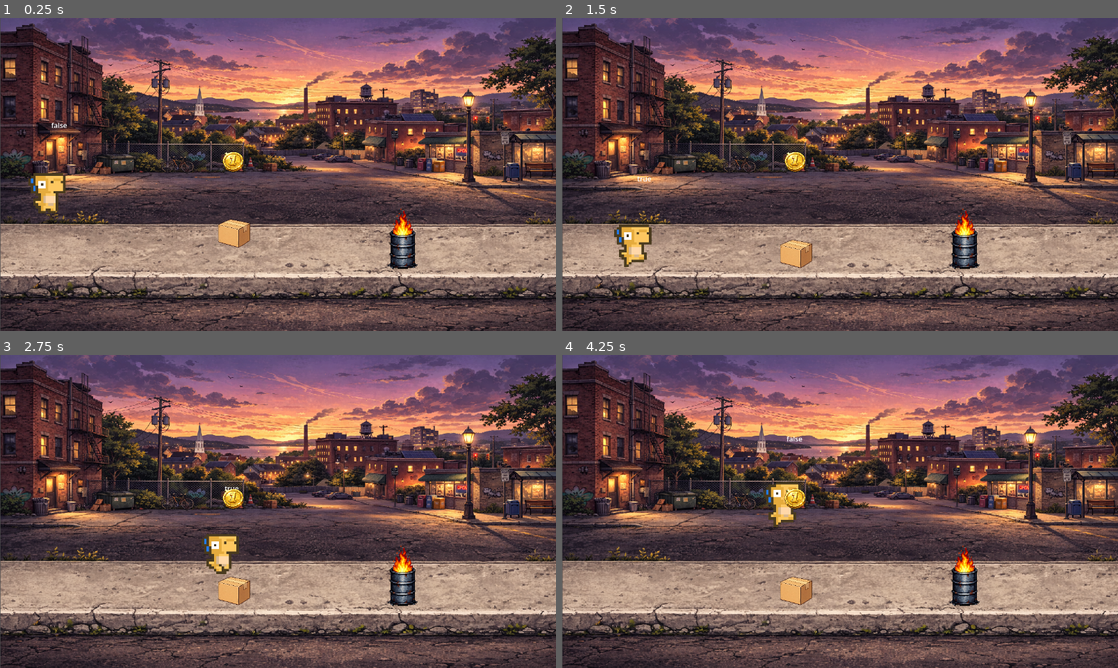
Above: before the commit, frames 1-4 (two rows, left to right).
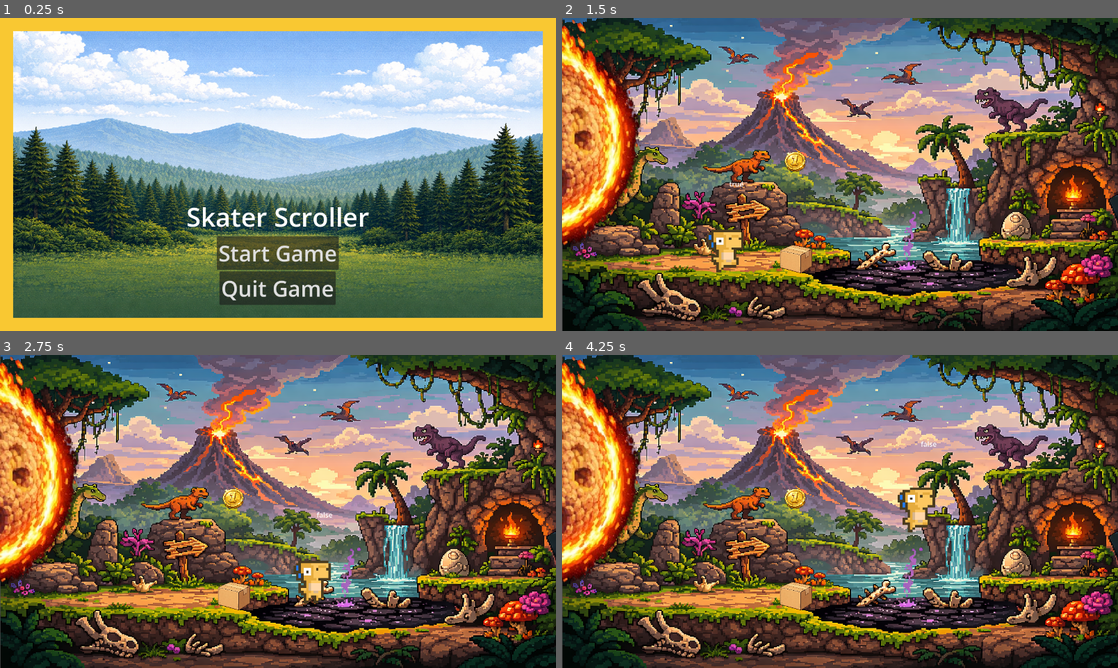
Above: after the commit, the same moments.

Repository: CCV-JamesNye/Game-Programming
Game: Godot game, scene res://Scenes/UI/MainMenu.tscn
Same seed, same stepped clock (60 frames per second), same inputs: the game is played once before the commit and once after it. Before the commit the project starts from res://Scenes/Skater_Scroller.tscn.
Inputs (mouse positions are in pixels of both pictures, inside the frame that each line leads up to):
- Up to frame 1 (0.25 s): no input
- Up to frame 2 (1.5 s): click (840, 252) at 0.5 s, where only the run after the commit has a clickable "Start Game"; hold D (move_right) from 1.28 s (still down)
- Up to frame 3 (2.75 s): keep holding D (move_right); tap Space (jump) at 1.52, 2.27 s
- Up to frame 4 (4.25 s): release D (move_right) at 2.78 s; hold A (move_left) 2.78-3.53 s; hold D (move_right) from 3.53 s (still down); tap Space (jump) at 3.77 s

The runs differ from the first frame. In frame 1, 99% of the frame differs, in the area x 0-100%, y 0-100%; in frame 2, 92%; in frame 3, 92%; in frame 4, 92%.

Commit message:
huge commit
menu scenes added
-start
-game over
-pause
-fonts changed
background changed
barrel will be removed
box will be removed
floor adjusted
tar pit will be placed
meteor added
-collision shape added
-working on script for game over screen
-scene transition added
-victory screen added

Diff:
--- /dev/null
+++ b/player-controller-prototype/Scenes/Scene_Transition.tscn
@@ -0,0 +1,86 @@
+[gd_scene format=3 uid="uid://iupm6o4jcxfv"]
+
+[ext_resource type="Script" uid="uid://b4lr3v2a2xgnb" path="res://Scripts/scene_transition.gd" id="1_agr7o"]
+
+[sub_resource type="Animation" id="Animation_lw2v3"]
+length = 0.001
+tracks/0/type = "value"
+tracks/0/imported = false
+tracks/0/enabled = true
+tracks/0/path = NodePath("ColorRect:color")
+tracks/0/interp = 1
+tracks/0/loop_wrap = true
+tracks/0/keys = {
+"times": PackedFloat32Array(0),
+"transitions": PackedFloat32Array(1),
+"update": 0,
+"values": [Color(0, 0, 0, 0)]
+}
+
+[sub_resource type="Animation" id="Animation_48cxd"]
+resource_name = "fade_in"
+length = 0.2
+step = 0.1
+tracks/0/type = "value"
+tracks/0/imported = false
+tracks/0/enabled = true
+tracks/0/path = NodePath("ColorRect:color")
+tracks/0/interp = 1
+tracks/0/loop_wrap = true
+tracks/0/keys = {
+"times": PackedFloat32Array(0, 0.2),
+"transitions": PackedFloat32Array(1, 1),
+"update": 0,
+"values": [Color(0, 0, 0, 1), Color(0, 0, 0, 0)]
+}
+
+[sub_resource type="Animation" id="Animation_agr7o"]
+resource_name = "fade_to_black"
+length = 0.2
+step = 0.1
+tracks/0/type = "value"
+tracks/0/imported = false
+tracks/0/enabled = true
+tracks/0/path = NodePath("ColorRect:color")
+tracks/0/interp = 1
+tracks/0/loop_wrap = true
+tracks/0/keys = {
+"times": PackedFloat32Array(0, 0.0001, 0.2),
+"transitions": PackedFloat32Array(1, 1, 1),
+"update": 0,
+"values": [Color(0, 0, 0, 0), Color(0, 0, 0, 0), Color(0, 0, 0, 1)]
+}
+
+[sub_resource type="AnimationLibrary" id="AnimationLibrary_48cxd"]
+_data = {
+&"RESET": SubResource("Animation_lw2v3"),
+&"fade_in": SubResource("Animation_48cxd"),
+&"fade_to_black": SubResource("Animation_agr7o")
+}
+
+[node name="SceneTransition" type="CanvasLayer" unique_id=799214535]
+script = ExtResource("1_agr7o")
+
+[node name="Control" type="Control" parent="." unique_id=953060991]
+layout_mode = 3
+anchors_preset = 15
+anchor_right = 1.0
+anchor_bottom = 1.0
+grow_horizontal = 2
+grow_vertical = 2
+mouse_filter = 2
+metadata/_edit_use_anchors_ = true
+
+[node name="ColorRect" type="ColorRect" parent="Control" unique_id=1893453662]
+layout_mode = 1
+anchors_preset = 15
+anchor_right = 1.0
+anchor_bottom = 1.0
+grow_horizontal = 2
+grow_vertical = 2
+mouse_filter = 2
+color = Color(0, 0, 0, 0)
+metadata/_edit_use_anchors_ = true
+
+[node name="AnimationPlayer" type="AnimationPlayer" parent="Control" unique_id=598827008]
+libraries/ = SubResource("AnimationLibrary_48cxd")
--- a/player-controller-prototype/Scenes/Skater_Scroller.tscn
+++ b/player-controller-prototype/Scenes/Skater_Scroller.tscn
@@ -2,15 +2,18 @@
 
 [ext_resource type="Script" uid="uid://b2p4pdckria5e" path="res://Scripts/barrel_fire_hazard.gd" id="1_1q155"]
 [ext_resource type="Texture2D" uid="uid://dk6tbitixjktq" path="res://environment/cardboard_box2.png" id="1_38ol2"]
-[ext_resource type="Texture2D" uid="uid://bnse8u4gx5gal" path="res://art/sunset over NE town.png" id="1_cau68"]
+[ext_resource type="Script" uid="uid://drvymefa622f1" path="res://Scripts/World.gd" id="1_kdxyx"]
 [ext_resource type="Script" uid="uid://brrupedyn7vg2" path="res://Scripts/skater-character-body.gd" id="2_4c7b1"]
-[ext_resource type="Texture2D" uid="uid://b5pkosq6vn2fg" path="res://environment/flaming barrel.png" id="2_cau68"]
+[ext_resource type="Texture2D" uid="uid://c0objvsfl1k66" path="res://art/dino backdrop.png" id="2_lv0gn"]
 [ext_resource type="Texture2D" uid="uid://7qec0m6eo6ik" path="res://Sprites/skater-nobackground.png" id="3_s1e06"]
 [ext_resource type="Script" uid="uid://dhha3cxule17j" path="res://area_2d.gd" id="4_1q155"]
 [ext_resource type="Texture2D" uid="uid://cga2b12olqdsi" path="res://environment/coin.png" id="5_4c7b1"]
 [ext_resource type="Texture2D" uid="uid://dr2g2imidn253" path="res://Sprites/DinoSprites - tard.png" id="7_fvdt0"]
+[ext_resource type="Texture2D" uid="uid://cyn2b3jx5ljft" path="res://art/UI/meteor.png" id="8_4681y"]
+[ext_resource type="Script" uid="uid://dr6bu6pulpbky" path="res://Scripts/meteor_hazard.gd" id="8_kdxyx"]
 
 [sub_resource type="WorldBoundaryShape2D" id="WorldBoundaryShape2D_u302n"]
+distance = -37.0
 
 [sub_resource type="CapsuleShape2D" id="CapsuleShape2D_fvdt0"]
 radius = 37.0
@@ -134,17 +137,23 @@
 [sub_resource type="CircleShape2D" id="CircleShape2D_2cmkh"]
 radius = 23.537205
 
+[sub_resource type="CapsuleShape2D" id="CapsuleShape2D_olp6o"]
+radius = 117.0
+height = 616.0
+
 [node name="World" type="Node2D" unique_id=1923671400]
+script = ExtResource("1_kdxyx")
 
 [node name="SunsetOverNeTown" type="Sprite2D" parent="." unique_id=809676241]
 position = Vector2(640.6875, 361.125)
 scale = Vector2(0.8324381, 0.71069336)
-texture = ExtResource("1_cau68")
+texture = ExtResource("2_lv0gn")
 
 [node name="Floor" type="StaticBody2D" parent="." unique_id=323675050]
-position = Vector2(537, 573)
+position = Vector2(533, 539)
 
 [node name="CollisionShape2D" type="CollisionShape2D" parent="Floor" unique_id=1718314749]
+position = Vector2(0, 9)
 shape = SubResource("WorldBoundaryShape2D_u302n")
 
 [node name="BarrelFireHazard" type="Area2D" parent="." unique_id=179376704]
@@ -153,18 +162,6 @@
 
 [node name="CollisionShape2D" type="CollisionShape2D" parent="BarrelFireHazard" unique_id=417055943]
 position = Vector2(0, -22)
-shape = SubResource("CapsuleShape2D_fvdt0")
-
-[node name="FireBarrel" type="StaticBody2D" parent="." unique_id=1549635379]
-position = Vector2(927, 520)
-
-[node name="Sprite2D" type="Sprite2D" parent="FireBarrel" unique_id=1702444746]
-texture_filter = 1
-scale = Vector2(0.16601558, 0.18603516)
-texture = ExtResource("2_cau68")
-
-[node name="CollisionShape2D" type="CollisionShape2D" parent="FireBarrel" unique_id=1124109692]
-position = Vector2(0, -7)
 shape = SubResource("CapsuleShape2D_fvdt0")
 
 [node name="Box" type="RigidBody2D" parent="." unique_id=817028074]
@@ -180,7 +177,7 @@
 texture = ExtResource("1_38ol2")
 
 [node name="Player" type="CharacterBody2D" parent="." unique_id=945709892]
-position = Vector2(110, 416)
+position = Vector2(322, 451)
 collision_layer = 3
 script = ExtResource("2_4c7b1")
 jump_force = -600.0
@@ -210,21 +207,34 @@
 autoplay = "idle"
 frame_progress = 0.72750044
 
-[node name="Area2D" type="Area2D" parent="." unique_id=2040977948]
+[node name="Coin" type="Area2D" parent="." unique_id=2040977948]
 position = Vector2(537, 335)
 collision_layer = 0
 collision_mask = 2
 script = ExtResource("4_1q155")
 
-[node name="CollisionShape2D" type="CollisionShape2D" parent="Area2D" unique_id=348093990]
+[node name="CollisionShape2D" type="CollisionShape2D" parent="Coin" unique_id=348093990]
 light_mask = 0
 position = Vector2(-1, -4)
 shape = SubResource("CircleShape2D_2cmkh")
 
-[node name="Sprite2D" type="Sprite2D" parent="Area2D" unique_id=634235119]
+[node name="Sprite2D" type="Sprite2D" parent="Coin" unique_id=634235119]
 light_mask = 0
 texture_filter = 1
 scale = Vector2(0.08593746, 0.082031265)
 texture = ExtResource("5_4c7b1")
 
+[node name="Meteor" type="Area2D" parent="." unique_id=52666399]
+position = Vector2(-108, 171)
+script = ExtResource("8_kdxyx")
+
+[node name="Meteor Img" type="Sprite2D" parent="Meteor" unique_id=592622665]
+position = Vector2(-45.687466, 46.374992)
+scale = Vector2(1.5479984, 1.8756127)
+texture = ExtResource("8_4681y")
+
+[node name="CollisionShape2D" type="CollisionShape2D" parent="Meteor" unique_id=2056328090]
+position = Vector2(149, 131)
+shape = SubResource("CapsuleShape2D_olp6o")
+
 [connection signal="body_entered" from="BarrelFireHazard" to="BarrelFireHazard" method="_on_body_entered"]
--- /dev/null
+++ b/player-controller-prototype/Scenes/UI/game_over.tscn
@@ -0,0 +1,94 @@
+[gd_scene format=3 uid="uid://5ygwwinosqew"]
+
+[ext_resource type="FontFile" uid="uid://cc4cfv5uku6s" path="res://art/UI/Prehistoric Caveman.ttf" id="1_jxkuk"]
+[ext_resource type="Script" uid="uid://d2hmi3gbvv6jn" path="res://Scripts/game_over.gd" id="1_wpaxx"]
+
+[sub_resource type="Gradient" id="Gradient_wpaxx"]
+offsets = PackedFloat32Array(0.22807017, 1)
+
+[sub_resource type="GradientTexture1D" id="GradientTexture1D_jqelu"]
+gradient = SubResource("Gradient_wpaxx")
+
+[sub_resource type="StyleBoxTexture" id="StyleBoxTexture_w88jv"]
+texture = SubResource("GradientTexture1D_jqelu")
+
+[sub_resource type="Gradient" id="Gradient_ckxb7"]
+offsets = PackedFloat32Array(0, 0.68421054)
+colors = PackedColorArray(1, 1, 1, 1, 0, 0, 0, 1)
+
+[sub_resource type="GradientTexture1D" id="GradientTexture1D_73uea"]
+gradient = SubResource("Gradient_ckxb7")
+
+[sub_resource type="StyleBoxTexture" id="StyleBoxTexture_aqsr4"]
+texture = SubResource("GradientTexture1D_73uea")
+
+[node name="GameOver" type="CanvasLayer" unique_id=64583592]
+process_mode = 3
+script = ExtResource("1_wpaxx")
+
+[node name="Control" type="Control" parent="." unique_id=1732660817]
+layout_mode = 3
+anchors_preset = 15
+anchor_right = 1.0
+anchor_bottom = 1.0
+grow_horizontal = 2
+grow_vertical = 2
+
+[node name="ColorRect" type="ColorRect" parent="Control" unique_id=65539227]
+layout_mode = 1
+anchors_preset = 15
+anchor_right = 1.0
+anchor_bottom = 1.0
+grow_horizontal = 2
+grow_vertical = 2
+color = Color(0, 0, 0, 0.5411765)
+
+[node name="MarginContainer" type="MarginContainer" parent="Control" unique_id=827026155]
+layout_mode = 1
+anchors_preset = 15
+anchor_right = 1.0
+anchor_bottom = 1.0
+grow_horizontal = 2
+grow_vertical = 2
+theme_override_constants/margin_left = 50
+theme_override_constants/margin_top = 50
+theme_override_constants/margin_right = 50
+theme_override_constants/margin_bottom = 50
+
+[node name="VBoxContainer" type="VBoxContainer" parent="Control/MarginContainer" unique_id=1366017659]
+layout_mode = 2
+size_flags_horizontal = 4
+size_flags_vertical = 4
+
+[node name="Game Over" type="Label" parent="Control/MarginContainer/VBoxContainer" unique_id=1736239995]
+layout_mode = 2
+theme_override_constants/shadow_offset_x = 20
+theme_override_constants/outline_size = 10
+theme_override_fonts/font = ExtResource("1_jxkuk")
+theme_override_font_sizes/font_size = 52
+text = "GAME OVER!"
+horizontal_alignment = 1
+
+[node name="Game Over Msg" type="Label" parent="Control/MarginContainer/VBoxContainer" unique_id=1156527675]
+layout_mode = 2
+size_flags_horizontal = 4
+theme_override_constants/line_spacing = 10
+theme_override_constants/shadow_offset_x = 20
+theme_override_constants/outline_size = 10
+theme_override_fonts/font = ExtResource("1_jxkuk")
+theme_override_font_sizes/font_size = 15
+text = "
+That trick was prehistoric.
+YOU'RE EXTINCT!
+"
+horizontal_alignment = 1
+
+[node name="MenuButton(Defy-Extinction)" type="Button" parent="Control/MarginContainer/VBoxContainer" unique_id=24220269]
+layout_mode = 2
+theme_override_constants/outline_size = 10
+theme_override_fonts/font = ExtResource("1_jxkuk")
+theme_override_font_sizes/font_size = 25
+theme_override_styles/normal = SubResource("StyleBoxTexture_w88jv")
+theme_override_styles/hover = SubResource("StyleBoxTexture_aqsr4")
+text = "Defy-Extinction"
+alignment = 2
--- /dev/null
+++ b/player-controller-prototype/Scenes/UI/game_over.tscn.gd
@@ -0,0 +1,14 @@
+extends CanvasLayer
+
+@onready var menu_button_defy_extinction_: Button = $"Control/MarginContainer/VBoxContainer/MenuButton(Defy-Extinction)"
+
+
+# Called when the node enters the scene tree for the first time.
+func _ready() -> void:
+	menu_button_defy_extinction_.pressed.connect( _menu )
+	pass # Replace with function body.
+
+
+func _menu () -> void:
+	await SceneTransition.fade_to_black()
+	get_tree().change_scene_to_file("res://Scenes/UI/MainMenu.tscn")
--- a/player-controller-prototype/Scenes/UI/main_menu.gd
+++ b/player-controller-prototype/Scenes/UI/main_menu.gd
@@ -8,11 +8,13 @@
 func _ready() -> void:
 	start_button.pressed.connect ( _start_game )
 	quit_button.pressed.connect ( _quit_game )
+	await SceneTransition.fade_in()
 	pass # Replace with function body.
 
 func _quit_game () -> void:
 	get_tree().quit()
 
 func _start_game () -> void:
+	await SceneTransition.fade_to_black()
 	get_tree().change_scene_to_file("res://Scenes/Skater_Scroller.tscn")
 	pass
--- /dev/null
+++ b/player-controller-prototype/Scenes/UI/pause_menu.gd
@@ -0,0 +1,24 @@
+extends CanvasLayer
+
+@onready var pause_button: Button = $Control/MarginContainer/HBoxContainer/PauseButton
+
+# Called when the node enters the scene tree for the first time.
+func _ready() -> void:
+	_hide_menu ()
+	pass # Replace with function body.
+
+func _unhandled_input(event: InputEvent) -> void:
+	if event.is_action_pressed("Pause"):
+		_show_menu ()
+
+func _show_menu () -> void:
+	visible=true
+	get_tree().paused=true
+	if !pause_button.pressed.connect( _hide_menu ):
+		pause_button.pressed.is_connected( _hide_menu )
+
+func _hide_menu () -> void:
+	if pause_button.pressed.is_connected( _hide_menu ):
+		pause_button.pressed.disconnect( _hide_menu )
+	visible=false
+	get_tree().paused=false
--- /dev/null
+++ b/player-controller-prototype/Scenes/UI/pause_menu.tscn
@@ -0,0 +1,62 @@
+[gd_scene format=3 uid="uid://be12m0i8wvae5"]
+
+[ext_resource type="Script" uid="uid://cwh2gt2wd8s30" path="res://Scenes/UI/pause_menu.gd" id="1_rrvs5"]
+
+[sub_resource type="FontVariation" id="FontVariation_b1dhq"]
+
+[node name="PauseMenu" type="CanvasLayer" unique_id=64583592]
+process_mode = 3
+script = ExtResource("1_rrvs5")
+
+[node name="Control" type="Control" parent="." unique_id=1732660817]
+layout_mode = 3
+anchors_preset = 15
+anchor_right = 1.0
+anchor_bottom = 1.0
+grow_horizontal = 2
+grow_vertical = 2
+
+[node name="ColorRect" type="ColorRect" parent="Control" unique_id=65539227]
+layout_mode = 1
+anchors_preset = 15
+anchor_right = 1.0
+anchor_bottom = 1.0
+grow_horizontal = 2
+grow_vertical = 2
+color = Color(0, 0, 0, 0.5411765)
+
+[node name="MarginContainer" type="MarginContainer" parent="Control" unique_id=827026155]
+layout_mode = 1
+anchors_preset = 15
+anchor_right = 1.0
+anchor_bottom = 1.0
+grow_horizontal = 2
+grow_vertical = 2
+theme_override_constants/margin_left = 50
+theme_override_constants/margin_top = 50
+theme_override_constants/margin_right = 50
+theme_override_constants/margin_bottom = 50
+
+[node name="HBoxContainer" type="HBoxContainer" parent="Control/MarginContainer" unique_id=1526411521]
+layout_mode = 2
+size_flags_horizontal = 4
+size_flags_vertical = 0
+theme_override_constants/separation = 100
+
+[node name="Label" type="Label" parent="Control/MarginContainer/HBoxContainer" unique_id=1736239995]
+layout_mode = 2
+theme_override_font_sizes/font_size = 50
+text = "GAME PAUSED"
+
+[node name="PauseButton" type="Button" parent="Control/MarginContainer/HBoxContainer" unique_id=24220269]
+layout_mode = 2
+theme_override_font_sizes/font_size = 50
+text = "RESUME"
+
+[node name="Label" type="Label" parent="Control/MarginContainer" unique_id=1156527675]
+layout_mode = 2
+size_flags_horizontal = 4
+theme_override_fonts/font = SubResource("FontVariation_b1dhq")
+theme_override_font_sizes/font_size = 30
+text = "Click resume to
+continue playing."
--- /dev/null
+++ b/player-controller-prototype/Scenes/UI/victory_screen.gd
@@ -0,0 +1,14 @@
+extends CanvasLayer
+
+@onready var menu_button_defy_extinction_: Button = $"Control/MarginContainer/VBoxContainer/MenuButton(Defy-Extinction)"
+
+
+# Called when the node enters the scene tree for the first time.
+func _ready() -> void:
+	menu_button_defy_extinction_.pressed.connect( _menu )
+	pass # Replace with function body.
+
+
+func _menu () -> void:
+	await SceneTransition.fade_to_black()
+	get_tree().change_scene_to_file("res://Scenes/UI/MainMenu.tscn")
--- /dev/null
+++ b/player-controller-prototype/Scenes/UI/victory_screen.tscn
@@ -0,0 +1,93 @@
+[gd_scene format=3 uid="uid://c43m71diuo86"]
+
+[ext_resource type="Script" uid="uid://tu0uer3tjgnw" path="res://Scenes/UI/victory_screen.gd" id="1_mq5wo"]
+[ext_resource type="FontFile" uid="uid://cc4cfv5uku6s" path="res://art/UI/Prehistoric Caveman.ttf" id="2_84oix"]
+
+[sub_resource type="Gradient" id="Gradient_wpaxx"]
+offsets = PackedFloat32Array(0.22807017, 1)
+
+[sub_resource type="GradientTexture1D" id="GradientTexture1D_jqelu"]
+gradient = SubResource("Gradient_wpaxx")
+
+[sub_resource type="StyleBoxTexture" id="StyleBoxTexture_w88jv"]
+texture = SubResource("GradientTexture1D_jqelu")
+
+[sub_resource type="Gradient" id="Gradient_ckxb7"]
+offsets = PackedFloat32Array(0, 0.68421054)
+colors = PackedColorArray(1, 1, 1, 1, 0, 0, 0, 1)
+
+[sub_resource type="GradientTexture1D" id="GradientTexture1D_73uea"]
+gradient = SubResource("Gradient_ckxb7")
+
+[sub_resource type="StyleBoxTexture" id="StyleBoxTexture_aqsr4"]
+texture = SubResource("GradientTexture1D_73uea")
+
+[node name="Victory Screen" type="CanvasLayer" unique_id=64583592]
+process_mode = 3
+script = ExtResource("1_mq5wo")
+
+[node name="Control" type="Control" parent="." unique_id=1732660817]
+layout_mode = 3
+anchors_preset = 15
+anchor_right = 1.0
+anchor_bottom = 1.0
+grow_horizontal = 2
+grow_vertical = 2
+
+[node name="ColorRect" type="ColorRect" parent="Control" unique_id=65539227]
+layout_mode = 1
+anchors_preset = 15
+anchor_right = 1.0
+anchor_bottom = 1.0
+grow_horizontal = 2
+grow_vertical = 2
+color = Color(0, 0, 0, 0.5411765)
+
+[node name="MarginContainer" type="MarginContainer" parent="Control" unique_id=827026155]
+layout_mode = 1
+anchors_preset = 15
+anchor_right = 1.0
+anchor_bottom = 1.0
+grow_horizontal = 2
+grow_vertical = 2
+theme_override_constants/margin_left = 50
+theme_override_constants/margin_top = 50
+theme_override_constants/margin_right = 50
+theme_override_constants/margin_bottom = 50
+
+[node name="VBoxContainer" type="VBoxContainer" parent="Control/MarginContainer" unique_id=1366017659]
+layout_mode = 2
+size_flags_horizontal = 4
+size_flags_vertical = 4
+
+[node name="Congratulations" type="Label" parent="Control/MarginContainer/VBoxContainer" unique_id=1736239995]
+layout_mode = 2
+theme_override_constants/shadow_offset_x = 20
+theme_override_constants/outline_size = 10
+theme_override_fonts/font = ExtResource("2_84oix")
+theme_override_font_sizes/font_size = 40
+text = "CONGRATULATIONS"
+horizontal_alignment = 1
+
+[node name="Victory Msg" type="Label" parent="Control/MarginContainer/VBoxContainer" unique_id=1156527675]
+layout_mode = 2
+size_flags_horizontal = 4
+theme_override_constants/line_spacing = 10
+theme_override_constants/shadow_offset_x = 20
+theme_override_constants/outline_size = 10
+theme_override_fonts/font = ExtResource("2_84oix")
+theme_override_font_sizes/font_size = 15
+text = "
+You outskated the meteor!
+"
+horizontal_alignment = 1
+
+[node name="MenuButton(Defy-Extinction)" type="Button" parent="Control/MarginContainer/VBoxContainer" unique_id=24220269]
+layout_mode = 2
+theme_override_constants/outline_size = 10
+theme_override_fonts/font = ExtResource("2_84oix")
+theme_override_font_sizes/font_size = 25
+theme_override_styles/normal = SubResource("StyleBoxTexture_w88jv")
+theme_override_styles/hover = SubResource("StyleBoxTexture_aqsr4")
+text = "Main Menu"
+alignment = 2
--- /dev/null
+++ b/player-controller-prototype/Scripts/World.gd
@@ -0,0 +1,7 @@
+extends Node2D
+
+
+# Called when the node enters the scene tree for the first time.
+func _ready() -> void:
+	await SceneTransition.fade_in()
+	pass # Replace with function body.
--- /dev/null
+++ b/player-controller-prototype/Scripts/game_over.gd
@@ -0,0 +1,14 @@
+extends CanvasLayer
+
+@onready var menu_button_defy_extinction_: Button = $"Control/MarginContainer/VBoxContainer/MenuButton(Defy-Extinction)"
+
+
+# Called when the node enters the scene tree for the first time.
+func _ready() -> void:
+	menu_button_defy_extinction_.pressed.connect( _menu )
+	pass # Replace with function body.
+
+
+func _menu () -> void:
+	await SceneTransition.fade_to_black()
+	get_tree().change_scene_to_file("res://Scenes/UI/MainMenu.tscn")
--- /dev/null
+++ b/player-controller-prototype/Scripts/meteor_hazard.gd
@@ -0,0 +1,16 @@
+extends Area2D
+
+
+# Called when the node enters the scene tree for the first time.
+func _ready() -> void:
+	pass # Replace with function body.
+
+
+# Called every frame. 'delta' is the elapsed time since the previous frame.
+func _process(delta: float) -> void:
+	pass
+
+func _on_body_entered(body: Node2D) -> void:
+	if body.name == "Player":
+		print ('Game Over')
+	pass # Replace with function body.
--- /dev/null
+++ b/player-controller-prototype/Scripts/scene_transition.gd
@@ -0,0 +1,13 @@
+extends CanvasLayer
+
+@onready var animation_player: AnimationPlayer = $Control/AnimationPlayer
+
+func fade_to_black () -> bool:
+	animation_player.play("fade_to_black")
+	await animation_player.animation_finished
+	return true
+
+func fade_in () -> bool:
+	animation_player.play("fade_in")
+	await animation_player.animation_finished
+	return true
--- a/player-controller-prototype/project.godot
+++ b/player-controller-prototype/project.godot
@@ -11,9 +11,14 @@
 [application]
 
 config/name="Player Controller Prototype"
-run/main_scene="res://Scenes/Skater_Scroller.tscn"
+run/main_scene="uid://bsj051yjbttnk"
 config/features=PackedStringArray("4.6", "GL Compatibility")
 config/icon="res://icon.svg"
+
+[autoload]
+
+SceneTransition="*uid://iupm6o4jcxfv"
+PauseMenu="*uid://be12m0i8wvae5"
 
 [display]
 
@@ -51,6 +56,11 @@
 "events": [Object(InputEventKey,"resource_local_to_scene":false,"resource_name":"","device":-1,"window_id":0,"alt_press …(191 unchanged characters)…
 ]
 }
+Pause={
+"deadzone": 0.2,
+"events": [Object(InputEventKey,"resource_local_to_scene":false,"resource_name":"","device":-1,"window_id":0,"alt_pressed":false,"shift_pressed":false,"ctrl_pressed":false,"meta_pressed":false,"pressed":false,"keycode":0,"physical_keycode":4194305,"key_label":0,"unicode":0,"location":0,"echo":false,"script":null)
+]
+}
 
 [layer_names]
 
Not shown, added: player-controller-prototype/Scenes/UI/game_over.tscn.gd.uid
Not shown, added: player-controller-prototype/Scenes/UI/pause_menu.gd.uid
Not shown, added: player-controller-prototype/Scenes/UI/victory_screen.gd.uid
Not shown, added: player-controller-prototype/Scripts/World.gd.uid
Not shown, added: player-controller-prototype/Scripts/game_over.gd.uid
Not shown, added: player-controller-prototype/Scripts/meteor_hazard.gd.uid
Not shown, added: player-controller-prototype/Scripts/scene_transition.gd.uid
Binary file added: player-controller-prototype/art/UI/Prehistoric Caveman.ttf
Not shown, added: player-controller-prototype/art/UI/Prehistoric Caveman.ttf.import
Binary file added: player-controller-prototype/art/UI/meteor.png
Not shown, added: player-controller-prototype/art/UI/meteor.png.import
Binary file added: player-controller-prototype/art/dino backdrop.png
(and 3 more such lines)
